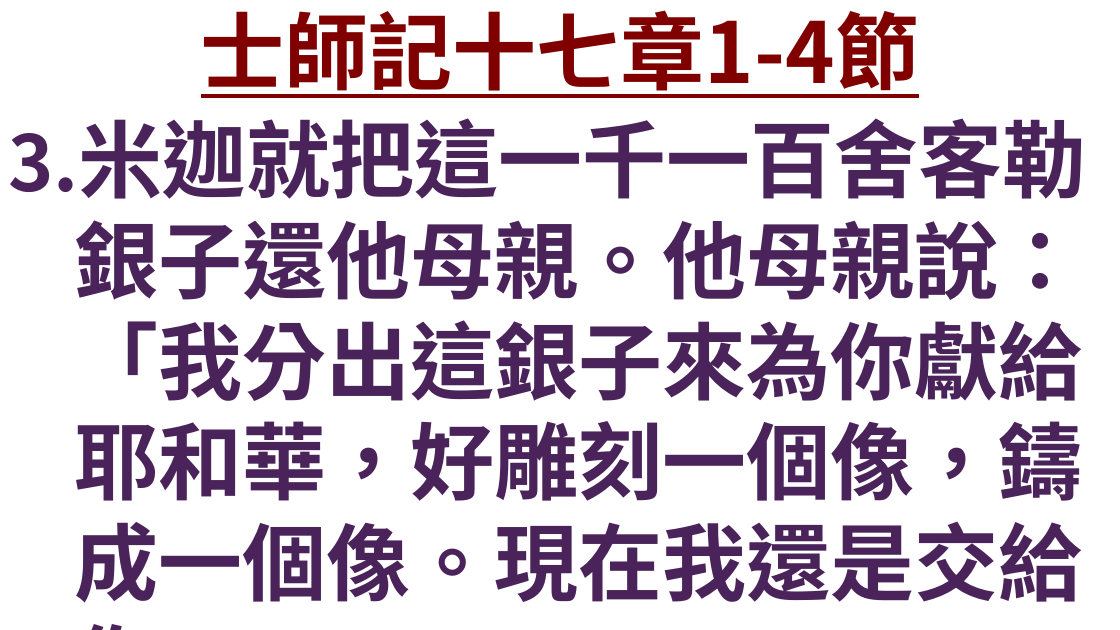
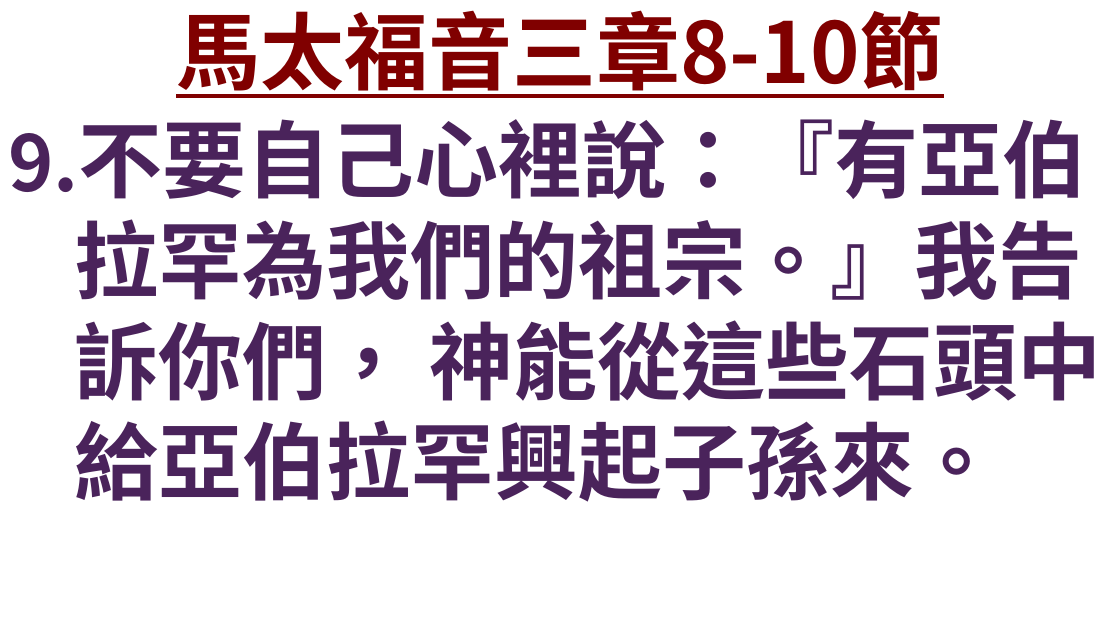
Before and after one commit to Rye-GT500/FaithSlide, a slide deck: slide 11 of 證道投影片.pptx. Drawn at 1120x630 pixels with LibreOffice and Linux fonts; fonts in the diff are those of the drawing; background and template pictures are left out. Boxes give left, top, right and bottom in pixels: in the first picture for what was removed or moved away, otherwise in the second. Text is boxed around its words. In the diff, an @@ line names an element or a change of style, - is before the commit and + after.

```diff
--- a/證道投影片.pptx
+++ b/證道投影片.pptx
@@ title at [176, 10, 944, 98]: text changed @@
-士師記十七章1-4節
+馬太福音三章8-10節
@@ text at [8, 119, 1102, 502]: text changed @@
-3.米迦就把這一千一百舍客勒銀子還他母親。他母親說：「我分出這銀子來為你獻給耶和華，好雕刻一個像，鑄成一個像。現在我還是交給你。」
+9.不要自己心裡說：『有亞伯拉罕為我們的祖宗。』我告訴你們， 神能從這些石頭中給亞伯拉罕興起子孫來。
```
Also in this commit, not shown: 38 other slides changed, 28 slides added, 15 slides removed, 2 other files.
